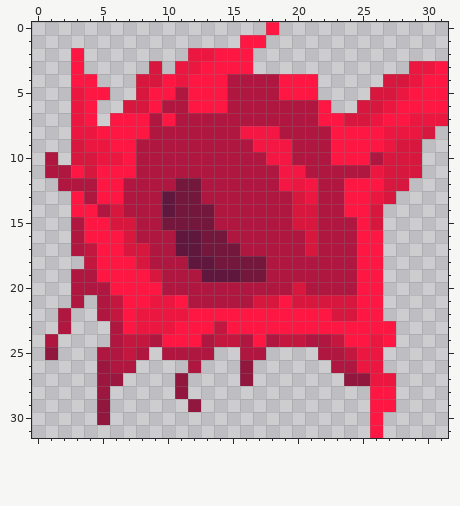
One commit to this pixel-art sprite: sprites/blocks/power/flesh-panel.png. The first picture shows the starting point.
The file is 32x32 pixels.
After:
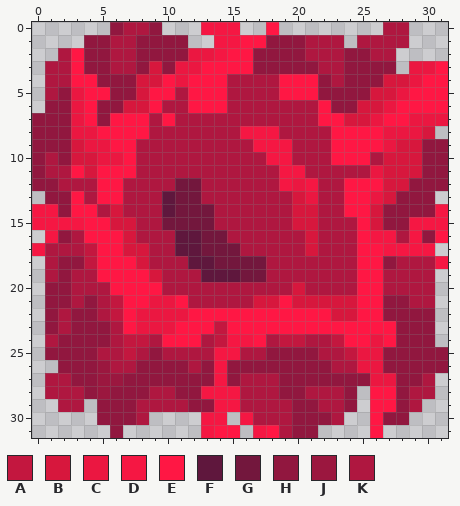
Palette (. is transparent): A #c3173f  B #d7173d  C #eb1741  D #f51743  E #ff1744  F #5f173d  G #73173d  H #91173f  J #9b173f  K #af1740
Difference:
Changed rows in their new state; - is an unchanged pixel.
first column x 0:
 0 ------HKKH---DDD-----------KK---
 1 ----HHKKHHHH--DD--HHHKKK-KKKK---
 2 --K-HHKKHHHH--D--HHHHKKKHHKK----
 3 -KK-HHKKH-H------HHHHHKKHHHH----
 4 -KK--HHH--------------HKHHH-----
 5 -KH---HH--------------HHHH------
 6 -HH--HH----------------HH-------
 7 HHH--H--------------------------
 8 HHH-----------------------------
 9 HHH---------------------------HH
10 H-H---------------------------HH
11 H-----------------------------HH
12 HH---------------------------HHH
13 -HH-------------------------HHH-
14 DDH------------------------HHHHD
15 DDDD-----------------------HHDDD
16 -DH-----------------------DDKDHE
17 DKK------------------------DDDD-
18 -KHH-----------------------HKKKD
19 -KH------------------------KKKK-
20 -HH------------------------KKKK-
21 -HH-H----------------------HHKK-
22 -H-HH----------------------HHHH-
23 -H-HHH----------------------HHH-
24 --HHHH---------DD-----------HHH-
25 --HHH----H----DD--HHHH-----HHHHH
26 --HHH---HHHH-HDH-HHHHHH----HHHHH
27 -KKHH--HHHH-HHDHKKKHHHHH----HHK-
28 -KKKH-HHHKK-HDDDKKKHHKKKH---HKK-
29 --KK--HHKKKK-HDDKKKKHHKKH---HK--
30 ------HHK----DD-DKKKHHHK---HH---
31 ------H------DEE-DEKHH----------
